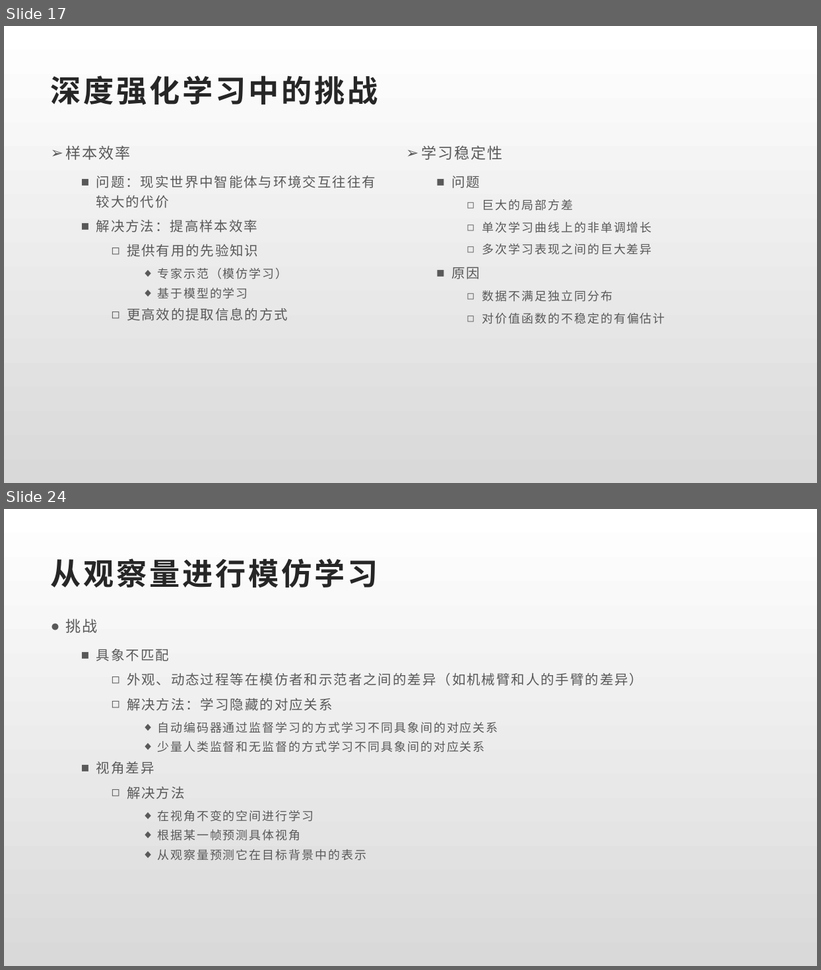
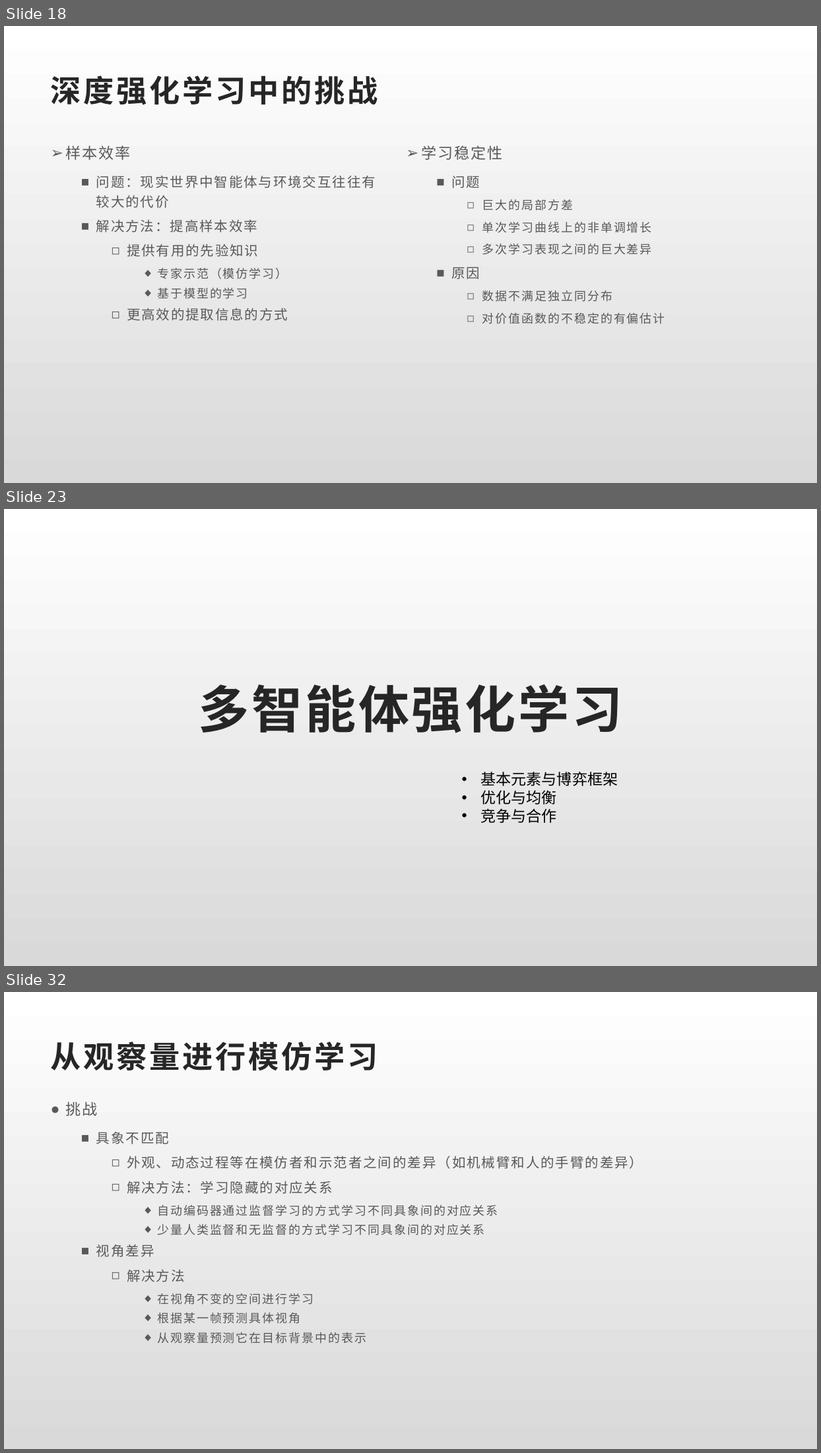
Before and after one commit to youchenlong/Code, a slide deck: Python/RL/深度强化学习.pptx. Shown one above the other, each under a label of ours: slides 17 and 24 before the commit, slides 18, 23 and 32 after it; the slides between them are not shown. The pictures are 821x970 and 821x1453 pixels, drawn with LibreOffice and Linux fonts; fonts in the diff are those of the drawing; background and template pictures are left out. Boxes give left, top, right and bottom in pixels: in the first picture for what was removed or moved away, otherwise in the second. Text is boxed around its words. In the diff, an @@ line names an element or a change of style, - is before the commit and + after.

```diff
--- a/Python/RL/深度强化学习.pptx
+++ b/Python/RL/深度强化学习.pptx
@@ slide 23 added at (4, 509, 817, 966), background gradient #FFFFFF to #D9D9D9 @@
@@ title added at (199, 685, 623, 733), 60 pt, text #262626, bold @@
+多智能体强化学习
@@ text added at (481, 772, 618, 823), 18 pt, text #000000 @@
+• 基本元素与博弈框架
+• 优化与均衡
+• 竞争与合作
@@ what was slide 17 is now slide 18 @@
@@ what was slide 24 is now slide 32 @@
```
Also in this commit, not shown: 11 slides changed, 7 other slides added, 27 other files.
